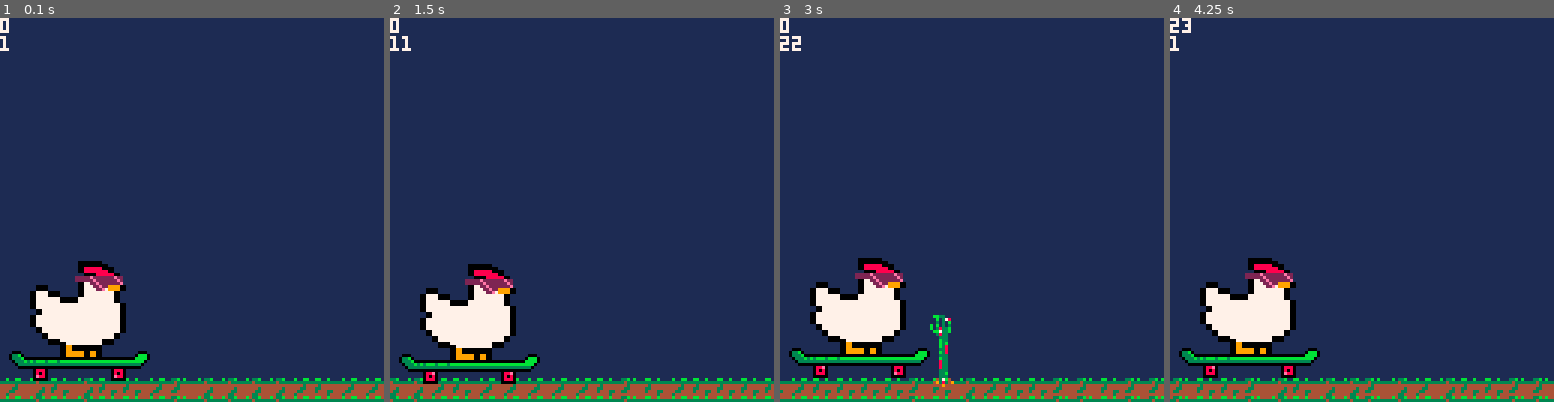
Above: before the commit, frames 1-4 (left to right).
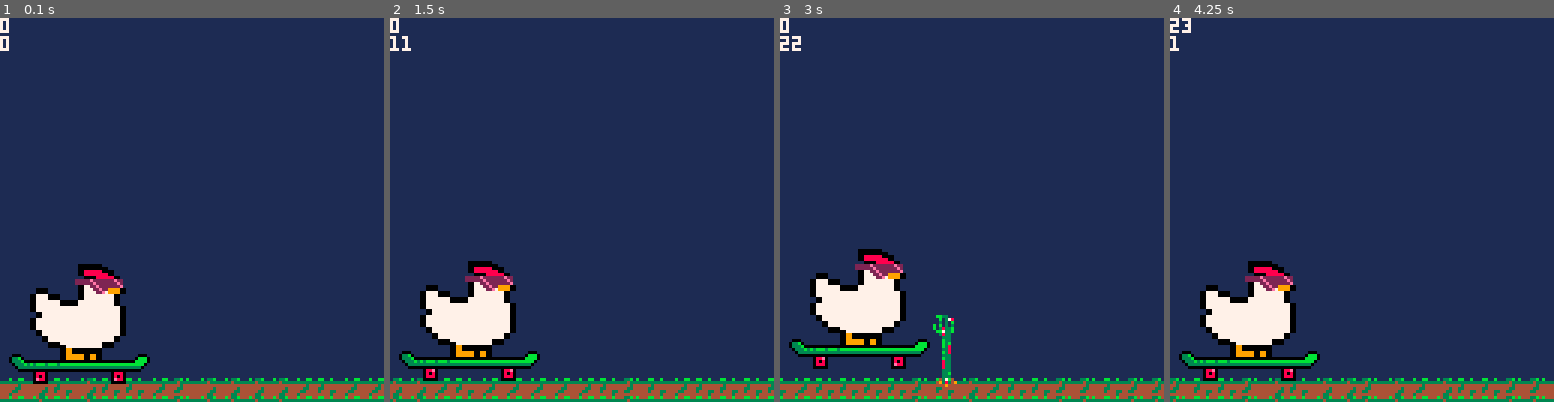
Above: after the commit, the same moments.

Repository: StevenCollins/rad-chicken
Game: PICO-8 cartridge rc.p8
Two runs of this game, one before a commit and one after it. Both use one fixed random seed, a clock stepped at 60 frames per second and the inputs below.
Inputs:
- Up to frame 1 (0.1 s): no input
- Up to frame 2 (1.5 s): tap X (X key) at 0.33, 1.07 s; tap O (Z key) at 0.7 s
- Up to frame 3 (3 s): tap O (Z key) every 0.4 s from 1.7 to 2.9 s; tap X (X key) at 1.85, 2.97 s
- Up to frame 4 (4.25 s): tap O (Z key) at 3.3, 3.7, 4.1 s; tap X (X key) at 4.08 s

The runs differ from the first frame. In frame 1, 4.3% of the frame differs, in the area x 0-100%, y 4-100%; in frame 2, 4.2%; in frame 3, 6.7%, in the area x 0-100%, y 60-100%; in frame 4, 4.3%.

Commit message:
60fps and animation!
Switched to 60fps and added supports for obstacle animation.
Added frame counter and modified things to use it.

Diff:
--- a/rc.p8
+++ b/rc.p8
@@ -11,6 +11,7 @@
 
 function _init()
 	-- game state.
+	cntr=0 -- just a counter that increases every frame.
 	game_over=false
 	score=0
 	highscore=dget(0) -- get highscore from cart data
@@ -25,12 +26,13 @@
 	make_obstacles()
 end
 
-function _update()
+function _update60()
+	cntr+=1 -- increase the counter.
 	if (not game_over) then
 	 move_ground()
 	 move_chicken()
 	 move_obstacles()
-	elseif (btn(❎)) then
+	elseif (btn(❎)) then -- reset game.
 		_init()
  end
 end
@@ -39,7 +41,7 @@
 	if (not game_over) then
 		-- clear screen to bg colour.
 		cls(bg_colour)
-		-- draw everything else.
+		-- draw everything.
 		draw_ground()
 		draw_chicken()
 		draw_obstacles()
@@ -48,6 +50,11 @@
 	draw_overlay()
 
 	-- print(stat(1)) -- cpu usage
+end
+
+-- 0 to 7 counter
+function step()
+	return cntr%8
 end
 -->8
 -- chicken
@@ -72,7 +79,6 @@
 	c.dx=0
 	c.dy=0
 	c.bump_offset=0
-	c.update_bump=true
 	c.jump_frame=0
 end
 
@@ -108,17 +114,19 @@
 end
 
 function draw_chicken()
- -- make it bumpy on the ground.
- -- set 0 or 1px y offset every other frame.
- if (c.y==g_level) then
-		c.update_bump=not c.update_bump
-		if (c.update_bump) do
-			c.bump_offset = flr(rnd(2))
-		end
-	end
-	-- do wheel animation.
-	c_sprites[5][2]=rnd(l_w_sprites)
-	c_sprites[5][5]=rnd(r_w_sprites)
+	-- bumpy! set 0 or 1px y offset every 4 frames.
+	if (c.y==g_level) then -- on the ground?
+		if (cntr%4==0) do
+			c.bump_offset=flr(rnd(2))
+		end
+	else
+		c.bump_offset=0 -- no offset in the air.
+	end
+	-- do wheel animation every 4 frames.
+	if (cntr%4==0) then
+		c_sprites[5][2]=rnd(l_w_sprites)
+		c_sprites[5][5]=rnd(r_w_sprites)
+	end
 	-- draw chicken sprites.
 	for spr_y, row in ipairs(c_sprites) do
 		for spr_x, sprite in ipairs(row) do
@@ -138,12 +146,10 @@
 -- ground and overlay
 -- init constants.
 g_sprites={4,5,6,7}
-g_speed=2
 
 function make_ground()
 	g={}
 	g.sprites={}
-	g.step=0 -- pixel offset for animation.
 
 	-- for the width of the screen plus 1 sprites,
 	-- select a random ground sprite.
@@ -153,10 +159,8 @@
 end
 
 function move_ground()
-	-- increment or reset step counter.
-	g.step=(g.step+g_speed)%8
-	-- if we just reset...
-	if (g.step==0) then
+	-- if we just hit the 8px boundary...
+	if (step()==0) then
 		-- add new sprite,
 		add(g.sprites,rnd(g_sprites))
 		-- remove first sprite,
@@ -168,7 +172,7 @@
 
 function draw_ground()
 	for i, sprite in ipairs(g.sprites) do
-		spr(sprite,i*8-8-g.step,120)
+		spr(sprite,i*8-8-step(),120)
 	end
 end
 
@@ -195,14 +199,20 @@
 -->8
 -- obstacles
 -- init constants.
-o_sprites={
-	{{8}},
-	{{9,10}},
-	{{11},
-	 {27},
-	 {43}},
-	{{14,15},
-	 {30,31}}
+o_sprites={ -- table{frame{row{sprite}}}
+	{{{8}}},
+	{{{9,10}}},
+	{{{11},
+	  {27},
+	  {43}}},
+	{{{14,15},
+	  {30,31}},
+	 {{46,47},
+	  {62,63}},
+	 {{78,79},
+	  {94,95}},
+	 {{46,47},
+	  {62,63}}}
 }
 o_g_obstacles={1,2,3} -- ground obstacles.
 o_f_obstacles={4} -- flying obstacles.
@@ -212,8 +222,9 @@
 o_cntdn_min=12 -- minimum spritewidths until next obstacle.
 o_cntdn_max=20 -- maximum ...
 o_height_min=2 -- minimum obstacle height (rows from top).
-o_height_max=14 -- maximum ...
+o_height_max=13 -- maximum ...
 o_height_ground=15
+o_framerate=4 -- update animation every x frames
 
 function make_obstacles()
  -- bit of a misnomer, obstacles are made in move.
@@ -231,7 +242,8 @@
 end
 
 function move_obstacles()
-	if (g.step==0) then -- obstacles follow the ground.
+	-- if we just hit the 8px boundary...
+	if (step()==0) then
 		o_cntdn-=1
 		new_obstacle=0
 		if (o_cntdn==0) then -- time for new obstacle!
@@ -261,8 +273,8 @@
 	for obs_y, obs_row in ipairs(o) do
 		for obs_x, obstacle in ipairs(obs_row) do
 			if (obstacle!=0) then
-				-- get obstacle sprite table.
-				ost=o_sprites[obstacle]
+				-- get correct frame from the obstacle sprite table.
+				ost=o_sprites[obstacle][flr(cntr/o_framerate)%#o_sprites[obstacle]+1]
 				-- draw sprites in ost.
 				for spr_y, row in ipairs(ost) do
 					for spr_x, sprite in ipairs(row) do
@@ -287,7 +299,7 @@
 			+spr_x*8 -- sprite x position within obstacle.
 			-o_overhang*8 -- offset left for overhang.
 			-8	-- arrays should start at 0.
-			-g.step -- offset for scrolling animation.
+			-step() -- offset for scrolling animation.
 end
 
 function o_y_pos(obs_y,spr_y)
